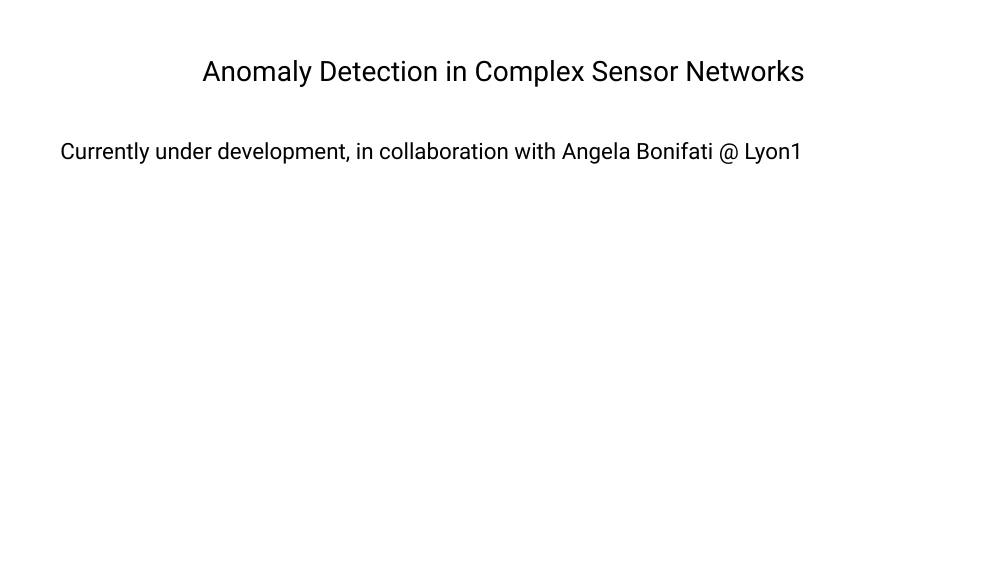
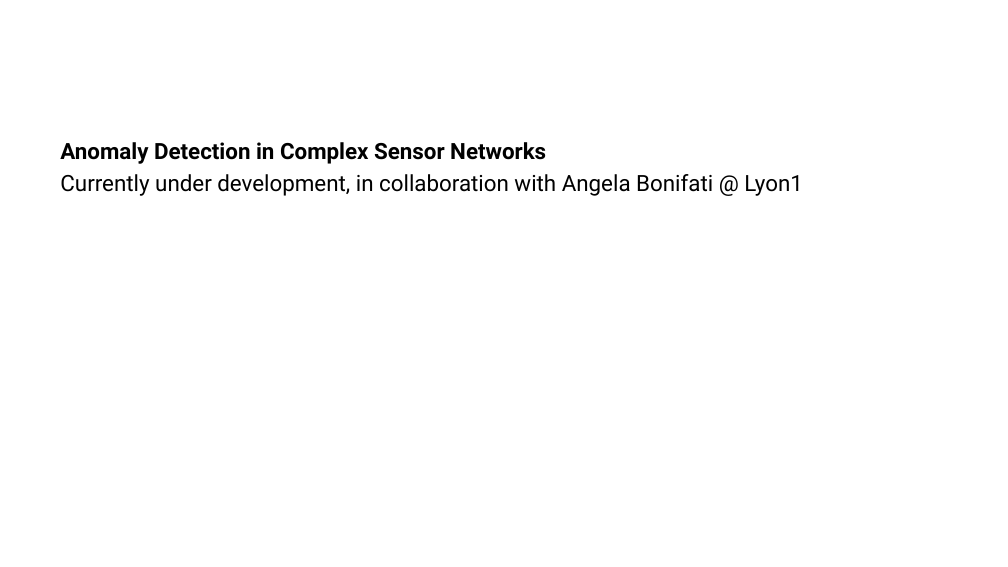
Before and after one commit to ManuelePasini/slides-markdown, a slide deck: slide 19 of 3rd_year_slides.pptx (slide 17 before the commit). Drawn at 1008x567 pixels with LibreOffice and Linux fonts; fonts in the diff are those of the drawing. Boxes give left, top, right and bottom in pixels: in the first picture for what was removed or moved away, otherwise in the second. Text is boxed around its words. In the diff, an @@ line names an element or a change of style, - is before the commit and + after.

```diff
--- a/3rd_year_slides.pptx
+++ b/3rd_year_slides.pptx
@@ title removed at [202, 60, 804, 87] @@
-Anomaly Detection in Complex Sensor Networks
@@ text at [60, 142, 546, 164]: paragraph added @@
+Anomaly Detection in Complex Sensor Networks
```
Also in this commit, not shown: 17 other slides changed, 5 slides added, 1 slide removed, 4 other files.
